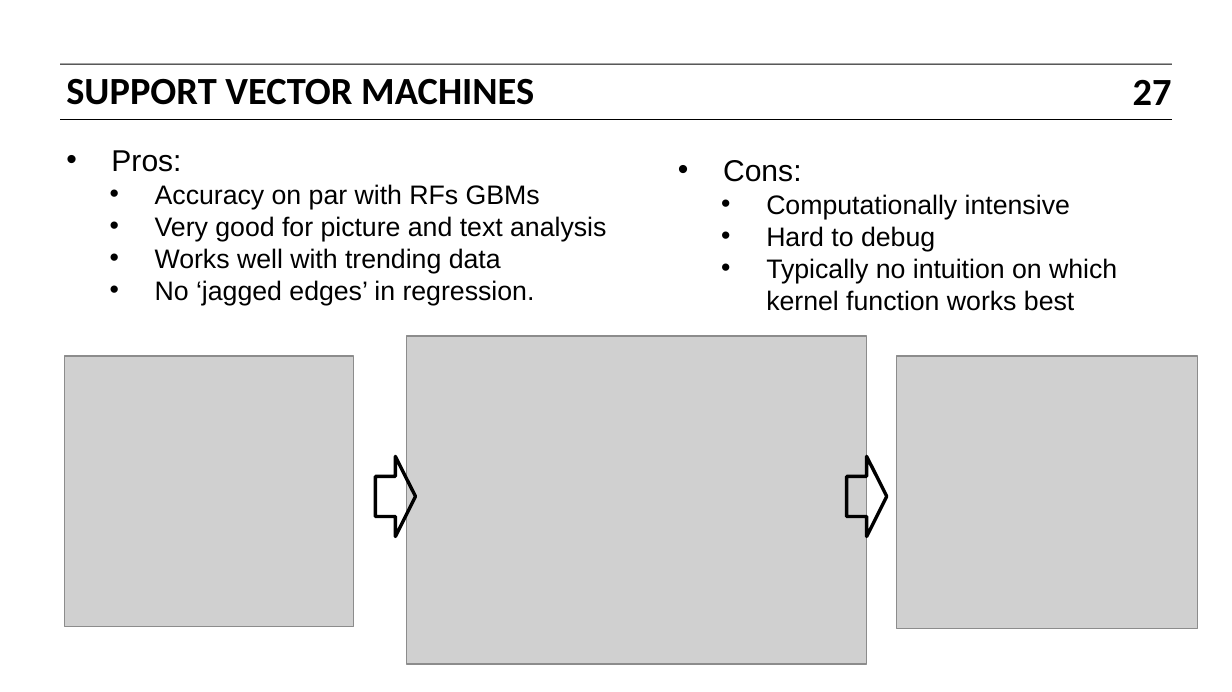
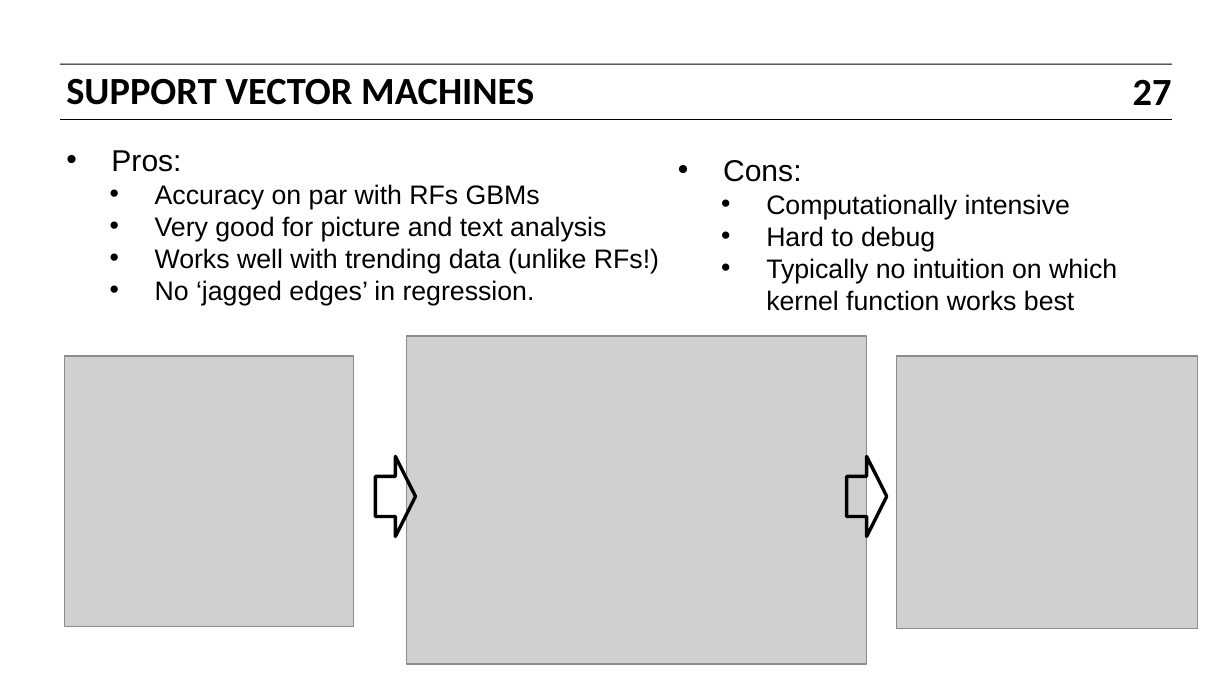
Before and after one commit to bbalin12/DAT5_BOS, a slide deck: slide 27 of slides/11_dimensionality_reduction_and_clustering.pptx. Drawn at 1232x692 pixels with LibreOffice and Linux fonts; fonts in the diff are those of the drawing; grey boxes stand for pictures. Boxes give left, top, right and bottom in pixels: in the first picture for what was removed or moved away, otherwise in the second. Text is boxed around its words. In the diff, an @@ line names an element or a change of style, - is before the commit and + after.

```diff
--- a/slides/11_dimensionality_reduction_and_clustering.pptx
+++ b/slides/11_dimensionality_reduction_and_clustering.pptx
@@ text at (155,248,659,273): text changed @@
-  • Works well with trending data
+  • Works well with trending data (unlike RFs!)
```
Also in this commit, not shown: 11 other slides changed, 5 other files.
